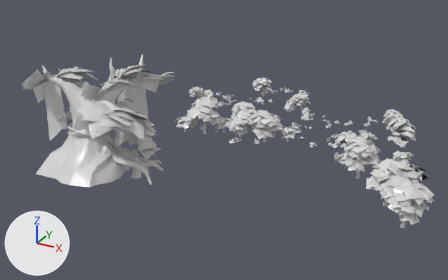
The FBX model zdsp/zdspclient/Assets/Scenes_Zdsp/common/handan_field/model/all_handan_field_v_w01a.fbx as it was, and as the next commit left it.
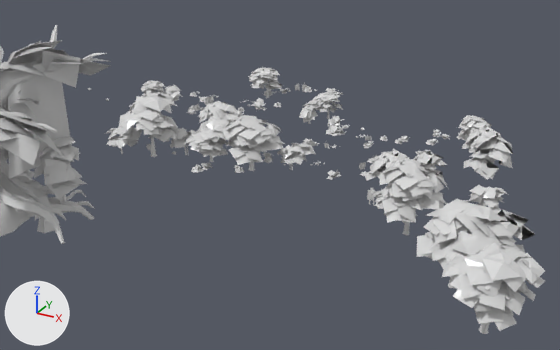
Each version is shown whole from a camera (50 mm lens) standing at (-83.3, -400.1, 100.5) and looking at (-184.7, -215.8, 8.4), then close up from a camera (50 mm lens) standing at (-91.9, -343.8, 75.3) and looking at (-161.5, -217.2, 12.0). Lighting does not change. The marker at lower left points along +X, +Y and +Z. Where no turn or scale is listed for an object, it has been applied to the vertices. Vertices at the same position are counted once.

The first close-up shows 'all_handan_field_v_w01a'.
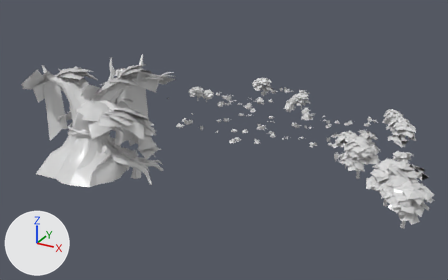
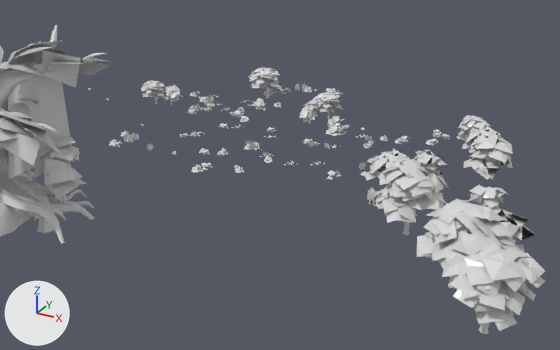
What differs and where, as boxes [x1, y1, x2, y2] in the close-ups (560 x 350 px; the box of a moved part takes in the faces that stretch with it):
part 1 of me_mesh, deleted: before [105, 92, 316, 171]
part 2 of me_mesh, moved or reshaped: before [154, 89, 340, 178]; after [116, 90, 340, 178]

Patch to the scene script:
```diff
--- a/zdsp/zdspclient/Assets/Scenes_Zdsp/common/handan_field/model/all_handan_field_v_w01a.fbx.py
+++ b/zdsp/zdspclient/Assets/Scenes_Zdsp/common/handan_field/model/all_handan_field_v_w01a.fbx.py
@@ me_mesh @@
 # used by ob_all_handan_field_v_w01a; location = (0.0, 0.0, 0.0)
-me_mesh.from_pydata(...)  # 26801 vertices, 30906 faces; spans x -257.0..-104.0, y -258.0..-162.0, z -8.0..38.0
+me_mesh.from_pydata(...)  # 24294 vertices, 27946 faces; spans x -257.0..-104.0, y -258.0..-162.0, z -8.0..38.0
+# me_mesh part 1: 346 loose pieces with 2507 vertices, spanning x -199.0..-155.0, y -232.0..-211.0, z 13.0..27.0, are deleted
+# me_mesh part 2: 352 vertices moved within x -206.0..-149.0, y -224.0..-169.0, z 13.0..20.0
 me_mesh.materials.append(mat_scene_material1)
```
